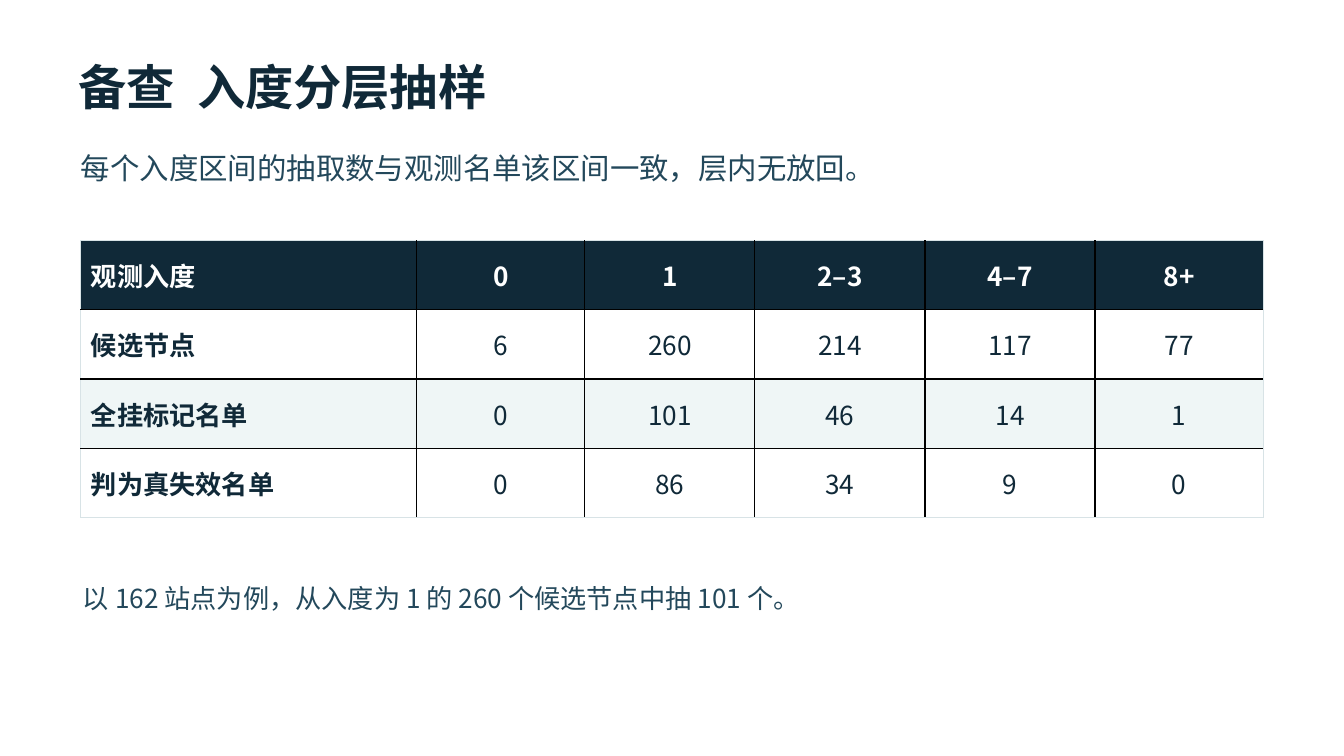
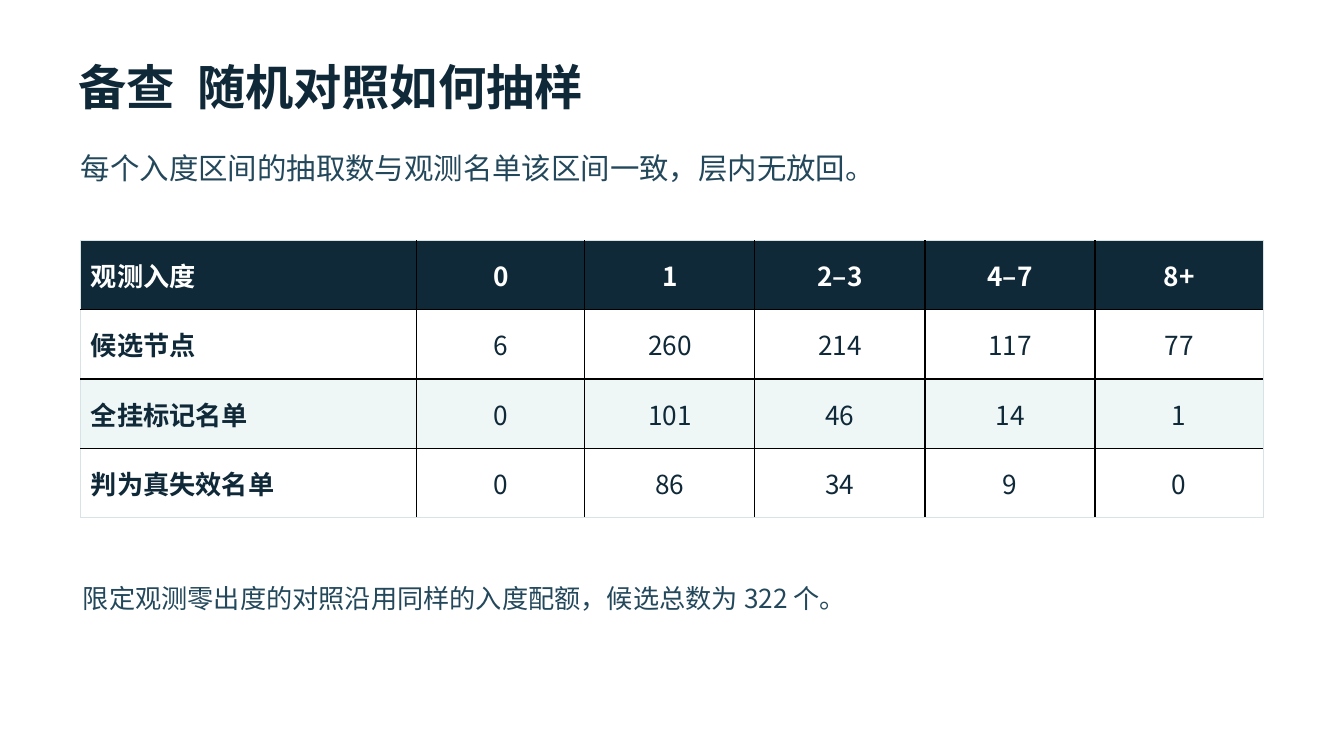
Before and after one commit to ge-shuai/CSA_HW, a slide deck: slide 9 of report/USTC网站群网络分析_课堂汇报.pptx. Drawn at 1344x756 pixels with LibreOffice and Linux fonts; fonts in the diff are those of the drawing. Boxes give left, top, right and bottom in pixels: in the first picture for what was removed or moved away, otherwise in the second. Text is boxed around its words. In the diff, an @@ line names an element or a change of style, - is before the commit and + after.

Commit message:
补充观测出度对照并统一汇报交付

```diff
--- a/report/USTC网站群网络分析_课堂汇报.pptx
+++ b/report/USTC网站群网络分析_课堂汇报.pptx
@@ text at box(79, 64, 583, 110): text changed @@
-备查 入度分层抽样
+备查 随机对照如何抽样
@@ text at box(83, 586, 845, 611): text changed @@
-以 162 站点为例，从入度为 1 的 260 个候选节点中抽 101 个。
+限定观测零出度的对照沿用同样的入度配额，候选总数为 322 个。
```
Also in this commit, not shown: 1 other slide changed, 1 slide added, 1 slide removed, 20 other files.
